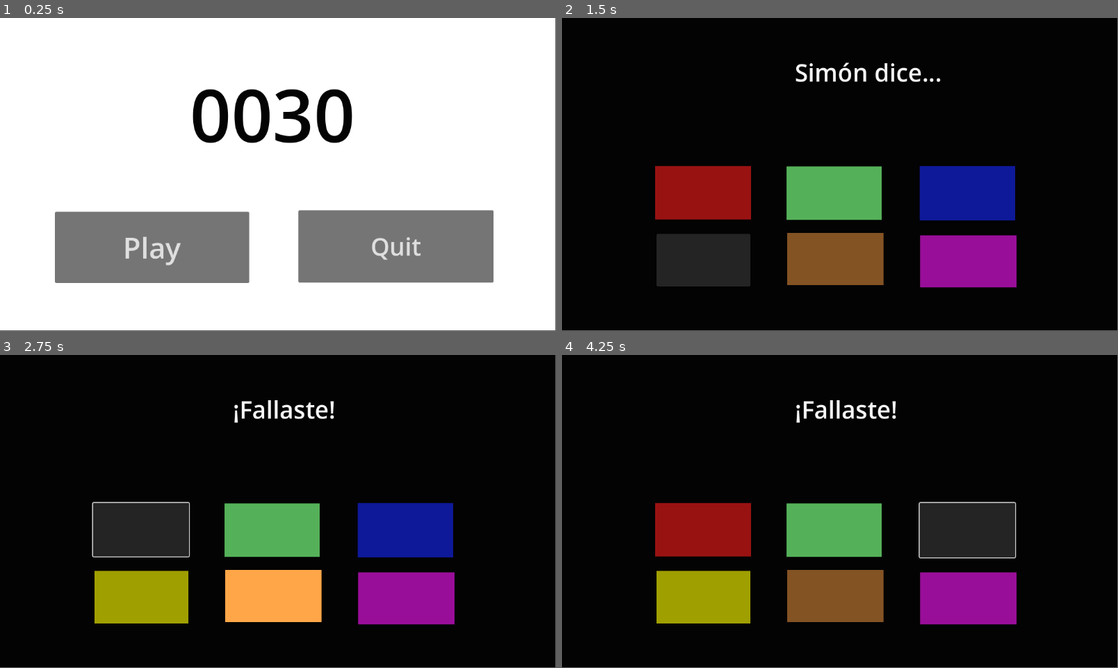
Above: before the commit, frames 1-4 (two rows, left to right).
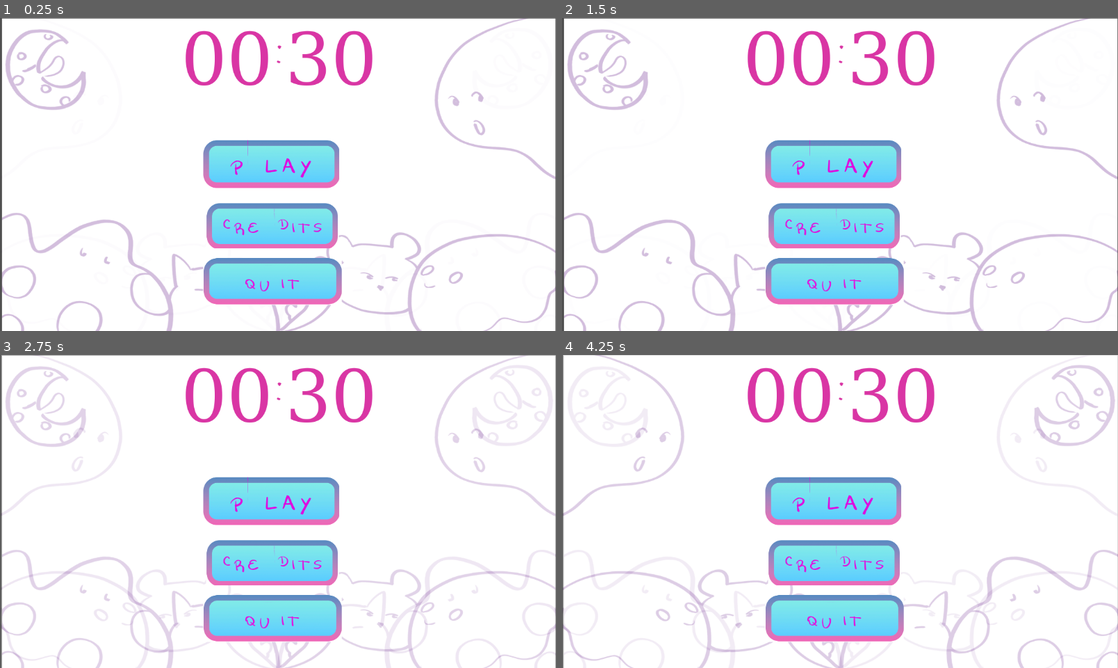
Above: after the commit, the same moments.

Repository: eliasescalante/0030_jam
Game: Godot game, scene res://src/main.tscn
The game is run twice, just before and just after one commit, with the same random seed, the same clock (stepped at 60 frames per second) and the same inputs.
Inputs (mouse positions are in pixels of both pictures, inside the frame that each line leads up to):
- Up to frame 1 (0.25 s): no input
- Up to frame 2 (1.5 s): click (834, 224) at 0.5 s, where only the run after the commit has a clickable "CREDITS"; click (701, 255) at 1.25 s, where only the run after the commit has a clickable "Menu"
- Up to frame 3 (2.75 s): click (139, 530) at 2.02 s
- Up to frame 4 (4.25 s): click (834, 530) at 2.77 s; click (967, 530) at 3.52 s
In our replay, the window is 799x449 before the commit and 800x450 after it. These sizes can differ from the game's own. Grey fills any space a smaller window leaves; there, only what the larger window draws over its background counts as a difference.

The runs differ from the first frame. In frame 1, 31% of the frame differs, in the area x 0-100%, y 0-100%; in frame 2, 100%; in frame 3, 100%; in frame 4, 100%.

Commit message:
update main / placeholder replace

Diff:
--- a/project.godot
+++ b/project.godot
@@ -19,6 +19,10 @@
 
 GameState="*res://src/scripts/GameState.gd"
 
+[display]
+
+window/stretch/mode="viewport"
+
 [rendering]
 
 renderer/rendering_method="gl_compatibility"
--- a/src/main.tscn
+++ b/src/main.tscn
@@ -1,48 +1,149 @@
-[gd_scene load_steps=3 format=3 uid="uid://cbd6r0dnoyc1o"]
+[gd_scene load_steps=18 format=3 uid="uid://cbd6r0dnoyc1o"]
 
 [ext_resource type="Script" uid="uid://bwa2sfb17otnu" path="res://src/scripts/main.gd" id="1_eewff"]
+[ext_resource type="Texture2D" uid="uid://dhua5oq81jfek" path="res://src/assets/fondo del menu.png" id="2_5q4o7"]
+[ext_resource type="Texture2D" uid="uid://b3tm3rc3qkodp" path="res://src/assets/asset de iu.png" id="3_3cfgd"]
+[ext_resource type="FontFile" uid="uid://cxwxe72qbdhqw" path="res://src/assets/LuFont-Regular.otf" id="3_fyndt"]
 
 [sub_resource type="LabelSettings" id="LabelSettings_gh0ne"]
+font = ExtResource("3_fyndt")
 font_size = 150
-font_color = Color(0.017732391, 0.017732391, 0.01773239, 1)
+font_color = Color(0.8525283, 0.20611125, 0.64167756, 1)
+
+[sub_resource type="StyleBoxTexture" id="StyleBoxTexture_fyndt"]
+texture = ExtResource("3_3cfgd")
+region_rect = Rect2(768.4654, 79.15577, 520.3193, 183.90222)
+
+[sub_resource type="StyleBoxTexture" id="StyleBoxTexture_rlaii"]
+texture = ExtResource("3_3cfgd")
+region_rect = Rect2(772.2, 320.2, 521.4001, 182.60773)
+
+[sub_resource type="StyleBoxTexture" id="StyleBoxTexture_kmhfv"]
+texture = ExtResource("3_3cfgd")
+region_rect = Rect2(775.5271, 545.62036, 524.7455, 186.42273)
+
+[sub_resource type="StyleBoxTexture" id="StyleBoxTexture_5q4o7"]
+texture = ExtResource("3_3cfgd")
+region_rect = Rect2(768.9953, 82.57431, 522.6108, 182.97043)
+
+[sub_resource type="StyleBoxTexture" id="StyleBoxTexture_5mrjc"]
+texture = ExtResource("3_3cfgd")
+region_rect = Rect2(771.9092, 322.9364, 522.09595, 182.97046)
+
+[sub_resource type="StyleBoxTexture" id="StyleBoxTexture_3cfgd"]
+texture = ExtResource("3_3cfgd")
+region_rect = Rect2(769.10565, 546.1518, 528.1805, 186.38666)
+
+[sub_resource type="StyleBoxTexture" id="StyleBoxTexture_kf8lf"]
+texture = ExtResource("3_3cfgd")
+region_rect = Rect2(768.5558, 80.22035, 527.2562, 178.89049)
+
+[sub_resource type="StyleBoxTexture" id="StyleBoxTexture_mgm53"]
+texture = ExtResource("3_3cfgd")
+region_rect = Rect2(771.6942, 325.01788, 524.1178, 172.61362)
+
+[sub_resource type="StyleBoxTexture" id="StyleBoxTexture_uewes"]
+texture = ExtResource("3_3cfgd")
+region_rect = Rect2(768.5558, 550.98486, 527.2562, 178.8905)
+
+[sub_resource type="Animation" id="Animation_3cfgd"]
+length = 0.001
+
+[sub_resource type="Animation" id="Animation_fyndt"]
+resource_name = "fondito"
+length = 8.0
+loop_mode = 1
+tracks/0/type = "value"
+tracks/0/imported = false
+tracks/0/enabled = true
+tracks/0/path = NodePath("FondoDelMenu2:modulate")
+tracks/0/interp = 1
+tracks/0/loop_wrap = true
+tracks/0/keys = {
+"times": PackedFloat32Array(0, 3.98, 7.99),
+"transitions": PackedFloat32Array(1, 1, 1),
+"update": 0,
+"values": [Color(1, 1, 1, 0), Color(1, 1, 1, 1), Color(1, 1, 1, 0)]
+}
+
+[sub_resource type="AnimationLibrary" id="AnimationLibrary_kmhfv"]
+_data = {
+&"RESET": SubResource("Animation_3cfgd"),
+&"fondito": SubResource("Animation_fyndt")
+}
 
 [node name="Main" type="Node2D"]
 script = ExtResource("1_eewff")
 
-[node name="Background" type="ColorRect" parent="."]
-offset_left = -146.0
-offset_top = -108.0
-offset_right = 1266.0
-offset_bottom = 745.0
+[node name="FondoDelMenu" type="Sprite2D" parent="."]
+position = Vector2(577.5, 325.50003)
+scale = Vector2(0.5973958, 0.6009259)
+texture = ExtResource("2_5q4o7")
+
+[node name="FondoDelMenu2" type="Sprite2D" parent="."]
+modulate = Color(1, 1, 1, 0)
+position = Vector2(577.49994, 324.74997)
+scale = Vector2(0.59947926, 0.6050926)
+texture = ExtResource("2_5q4o7")
+flip_h = true
 
 [node name="Hud" type="Node2D" parent="."]
 
 [node name="UX" type="Node2D" parent="."]
 
 [node name="Titulo" type="Label" parent="UX"]
-offset_left = 394.0
-offset_top = 97.0
-offset_right = 736.0
-offset_bottom = 302.0
-text = "0030"
+offset_left = 375.0
+offset_top = 17.0
+offset_right = 754.0
+offset_bottom = 230.0
+text = "00:30"
 label_settings = SubResource("LabelSettings_gh0ne")
 
 [node name="play" type="Button" parent="UX"]
-offset_left = 114.0
-offset_top = 402.0
-offset_right = 517.0
-offset_bottom = 550.0
-theme_override_font_sizes/font_size = 60
-text = "Play"
+offset_left = 420.0
+offset_top = 251.0
+offset_right = 703.0
+offset_bottom = 352.0
+theme_override_colors/font_color = Color(0.8745098, 0.039215688, 0.8745098, 1)
+theme_override_fonts/font = ExtResource("3_fyndt")
+theme_override_font_sizes/font_size = 100
+theme_override_styles/normal = SubResource("StyleBoxTexture_fyndt")
+theme_override_styles/pressed = SubResource("StyleBoxTexture_rlaii")
+theme_override_styles/hover = SubResource("StyleBoxTexture_kmhfv")
+text = "PLAY"
 
 [node name="quit" type="Button" parent="UX"]
-offset_left = 619.0
-offset_top = 399.0
-offset_right = 1024.0
-offset_bottom = 549.0
-theme_override_font_sizes/font_size = 50
-text = "Quit
+offset_left = 421.0
+offset_top = 497.0
+offset_right = 708.0
+offset_bottom = 594.0
+theme_override_colors/font_color = Color(0.8745098, 0.09019608, 0.8745098, 1)
+theme_override_fonts/font = ExtResource("3_fyndt")
+theme_override_font_sizes/font_size = 70
+theme_override_styles/normal = SubResource("StyleBoxTexture_5q4o7")
+theme_override_styles/pressed = SubResource("StyleBoxTexture_5mrjc")
+theme_override_styles/hover = SubResource("StyleBoxTexture_3cfgd")
+text = "QUIT
 "
+
+[node name="credits" type="Button" parent="UX"]
+offset_left = 427.0
+offset_top = 382.0
+offset_right = 702.0
+offset_bottom = 477.0
+theme_override_colors/font_color = Color(0.8745098, 0.078431375, 0.8745098, 1)
+theme_override_fonts/font = ExtResource("3_fyndt")
+theme_override_font_sizes/font_size = 70
+theme_override_styles/normal = SubResource("StyleBoxTexture_kf8lf")
+theme_override_styles/pressed = SubResource("StyleBoxTexture_mgm53")
+theme_override_styles/hover = SubResource("StyleBoxTexture_uewes")
+text = "CREDITS"
+
+[node name="AnimationPlayer" type="AnimationPlayer" parent="."]
+libraries = {
+&"": SubResource("AnimationLibrary_kmhfv")
+}
 
 [connection signal="pressed" from="UX/play" to="." method="_on_play_pressed"]
 [connection signal="button_up" from="UX/quit" to="." method="_on_quit_button_up"]
+[connection signal="pressed" from="UX/credits" to="." method="_on_credits_pressed"]
--- a/src/scenes/WinLose.tscn
+++ b/src/scenes/WinLose.tscn
@@ -1,6 +1,10 @@
-[gd_scene load_steps=5 format=3 uid="uid://f0v5uruhacmp"]
+[gd_scene load_steps=13 format=3 uid="uid://f0v5uruhacmp"]
 
 [ext_resource type="Script" uid="uid://m6c8dpymdopv" path="res://src/scripts/win_lose.gd" id="1_7ijsn"]
+[ext_resource type="Texture2D" uid="uid://cpkj3i5j1tep2" path="res://src/assets/fondo portada 2.png" id="2_jrjj4"]
+[ext_resource type="Texture2D" uid="uid://dhua5oq81jfek" path="res://src/assets/fondo del menu.png" id="2_nppv5"]
+[ext_resource type="Texture2D" uid="uid://b3tm3rc3qkodp" path="res://src/assets/asset de iu.png" id="4_svy6j"]
+[ext_resource type="FontFile" uid="uid://cxwxe72qbdhqw" path="res://src/assets/LuFont-Regular.otf" id="4_w00u2"]
 
 [sub_resource type="LabelSettings" id="LabelSettings_jrjj4"]
 font_size = 50
@@ -14,14 +18,35 @@
 font_size = 50
 font_color = Color(0.0056611504, 0.0056611514, 0.00566115, 1)
 
+[sub_resource type="StyleBoxTexture" id="StyleBoxTexture_w00u2"]
+texture = ExtResource("4_svy6j")
+region_rect = Rect2(771.94336, 77.00548, 523.4646, 186.35161)
+
+[sub_resource type="StyleBoxTexture" id="StyleBoxTexture_ej6ld"]
+texture = ExtResource("4_svy6j")
+region_rect = Rect2(771.6942, 550.98486, 520.9794, 175.75208)
+
+[sub_resource type="StyleBoxTexture" id="StyleBoxTexture_gdsfs"]
+texture = ExtResource("4_svy6j")
+region_rect = Rect2(768.5558, 86.49721, 524.1178, 178.89049)
+
+[sub_resource type="StyleBoxTexture" id="StyleBoxTexture_guia7"]
+texture = ExtResource("4_svy6j")
+region_rect = Rect2(774.83264, 547.84644, 517.84094, 185.16736)
+
 [node name="WinLose" type="Node2D"]
 script = ExtResource("1_7ijsn")
 
-[node name="Background" type="ColorRect" parent="."]
-offset_left = -53.0
-offset_top = -31.0
-offset_right = 1213.0
-offset_bottom = 709.0
+[node name="FondoDelMenu" type="Sprite2D" parent="."]
+position = Vector2(569.75006, 321)
+scale = Vector2(0.59505206, 0.6018518)
+texture = ExtResource("2_nppv5")
+
+[node name="FondoPortada2" type="Sprite2D" parent="."]
+modulate = Color(1, 1, 1, 0.43137255)
+position = Vector2(562.8125, 258)
+scale = Vector2(0.25579637, 0.14310148)
+texture = ExtResource("2_jrjj4")
 
 [node name="LabelHits" type="Label" parent="."]
 offset_left = 534.0
@@ -50,21 +75,27 @@
 [node name="ux" type="Node2D" parent="."]
 
 [node name="PLAY" type="Button" parent="ux"]
-offset_left = 346.99997
-offset_top = 410.99997
-offset_right = 496.296
-offset_bottom = 494.62906
-rotation = 0.41824684
-theme_override_font_sizes/font_size = 50
+offset_left = 263.0
+offset_top = 514.0
+offset_right = 499.00003
+offset_bottom = 602.0
+theme_override_colors/font_color = Color(0.8745098, 0.015686275, 0.8745098, 1)
+theme_override_fonts/font = ExtResource("4_w00u2")
+theme_override_font_sizes/font_size = 87
+theme_override_styles/normal = SubResource("StyleBoxTexture_w00u2")
+theme_override_styles/hover = SubResource("StyleBoxTexture_ej6ld")
 text = "PLAY"
 
 [node name="CREDITS" type="Button" parent="ux"]
-offset_left = 597.00006
-offset_top = 524.0
-offset_right = 754.583
-offset_bottom = 608.6608
-rotation = -0.42198706
+offset_left = 605.0
+offset_top = 517.0
+offset_right = 946.0
+offset_bottom = 601.6608
+theme_override_colors/font_color = Color(0.8745098, 0.05490196, 0.8745098, 1)
+theme_override_fonts/font = ExtResource("4_w00u2")
 theme_override_font_sizes/font_size = 50
+theme_override_styles/normal = SubResource("StyleBoxTexture_gdsfs")
+theme_override_styles/hover = SubResource("StyleBoxTexture_guia7")
 text = "Credits
 "
 
--- a/src/scenes/credits.tscn
+++ b/src/scenes/credits.tscn
@@ -1,46 +1,71 @@
-[gd_scene load_steps=4 format=3 uid="uid://b8fkhkvpp64j8"]
+[gd_scene load_steps=11 format=3 uid="uid://b8fkhkvpp64j8"]
 
 [ext_resource type="Script" uid="uid://e5vssia6ogx7" path="res://src/scripts/credits.gd" id="1_vfw02"]
+[ext_resource type="Texture2D" uid="uid://dhua5oq81jfek" path="res://src/assets/fondo del menu.png" id="2_vxx80"]
+[ext_resource type="FontFile" uid="uid://cxwxe72qbdhqw" path="res://src/assets/LuFont-Regular.otf" id="3_wwtns"]
+[ext_resource type="Texture2D" uid="uid://b3tm3rc3qkodp" path="res://src/assets/asset de iu.png" id="4_y8kf0"]
+[ext_resource type="Texture2D" uid="uid://cpkj3i5j1tep2" path="res://src/assets/fondo portada 2.png" id="5_ymjtf"]
 
 [sub_resource type="LabelSettings" id="LabelSettings_cbegs"]
-font_size = 50
-font_color = Color(0.008202022, 0.008202025, 0.008202025, 1)
+font_size = 67
+font_color = Color(0.62352943, 0.019607844, 0.44313726, 1)
 
 [sub_resource type="LabelSettings" id="LabelSettings_vfw02"]
-font_size = 50
-font_color = Color(0.021434637, 0.021434635, 0.021434633, 1)
+font_size = 67
+font_color = Color(0.62352943, 0.019607844, 0.44313726, 1)
+
+[sub_resource type="StyleBoxTexture" id="StyleBoxTexture_cy2o0"]
+texture = ExtResource("4_y8kf0")
+region_rect = Rect2(768.5558, 86.49721, 527.2562, 178.89049)
+
+[sub_resource type="StyleBoxTexture" id="StyleBoxTexture_apoow"]
+texture = ExtResource("4_y8kf0")
+region_rect = Rect2(768.5558, 315.6026, 527.2562, 185.16733)
+
+[sub_resource type="StyleBoxTexture" id="StyleBoxTexture_ddb6d"]
+texture = ExtResource("4_y8kf0")
+region_rect = Rect2(768.5558, 554.1233, 520.9794, 175.75208)
 
 [node name="Credits" type="Node2D"]
 script = ExtResource("1_vfw02")
 
-[node name="ColorRect" type="ColorRect" parent="."]
-offset_left = -109.0
-offset_top = -47.0
-offset_right = 1211.0
-offset_bottom = 707.0
+[node name="FondoDelMenu" type="Sprite2D" parent="."]
+position = Vector2(576.5, 321.5)
+scale = Vector2(0.6015625, 0.5953704)
+texture = ExtResource("2_vxx80")
+
+[node name="FondoPortada2" type="Sprite2D" parent="."]
+position = Vector2(981, 312)
+scale = Vector2(0.12661292, 0.121579245)
+texture = ExtResource("5_ymjtf")
 
 [node name="titulo" type="Label" parent="."]
-offset_left = 94.0
-offset_top = 217.0
-offset_right = 684.0
-offset_bottom = 286.0
+offset_left = 23.0
+offset_top = 219.0
+offset_right = 613.0
+offset_bottom = 288.0
 text = "GAME DESIGNER: Ferchu"
 label_settings = SubResource("LabelSettings_cbegs")
 
 [node name="arte" type="Label" parent="."]
-offset_left = 114.0
+offset_left = 37.0
 offset_top = 304.0
-offset_right = 388.0
-offset_bottom = 373.0
-text = "ARTE: Lucia"
+offset_right = 726.0
+offset_bottom = 422.0
+text = "ARTE: Malu Ruggieri"
 label_settings = SubResource("LabelSettings_vfw02")
 
 [node name="menu" type="Button" parent="."]
-offset_left = 448.0
-offset_top = 465.0
-offset_right = 683.0
-offset_bottom = 584.0
-theme_override_font_sizes/font_size = 50
+offset_left = 126.0
+offset_top = 435.0
+offset_right = 444.0
+offset_bottom = 554.0
+theme_override_colors/font_color = Color(0.8745098, 0.078431375, 0.8745098, 1)
+theme_override_fonts/font = ExtResource("3_wwtns")
+theme_override_font_sizes/font_size = 100
+theme_override_styles/normal = SubResource("StyleBoxTexture_cy2o0")
+theme_override_styles/pressed = SubResource("StyleBoxTexture_apoow")
+theme_override_styles/hover = SubResource("StyleBoxTexture_ddb6d")
 text = "Menu"
 
 [connection signal="pressed" from="menu" to="." method="_on_menu_pressed"]
--- a/src/scenes/level.tscn
+++ b/src/scenes/level.tscn
@@ -1,6 +1,7 @@
-[gd_scene load_steps=9 format=3 uid="uid://d2pn7v1vlw03l"]
+[gd_scene load_steps=11 format=3 uid="uid://d2pn7v1vlw03l"]
 
 [ext_resource type="Script" uid="uid://bfs6sglhmw3l1" path="res://src/scripts/level.gd" id="1_50nvp"]
+[ext_resource type="FontFile" uid="uid://cxwxe72qbdhqw" path="res://src/assets/LuFont-Regular.otf" id="2_7racn"]
 
 [sub_resource type="StyleBoxFlat" id="StyleBoxFlat_50nvp"]
 bg_color = Color(0.6, 0.07058824, 0.07058824, 1)
@@ -21,8 +22,13 @@
 bg_color = Color(0.6, 0.05490196, 0.6, 1)
 
 [sub_resource type="LabelSettings" id="LabelSettings_wq10o"]
-font_size = 50
+font = ExtResource("2_7racn")
+font_size = 100
 font_color = Color(0.96474224, 0.96474224, 0.9647421, 1)
+
+[sub_resource type="LabelSettings" id="LabelSettings_w1iog"]
+font = ExtResource("2_7racn")
+font_size = 150
 
 [node name="Level" type="Node2D"]
 script = ExtResource("1_50nvp")
@@ -37,59 +43,68 @@
 [node name="Buttons" type="Node2D" parent="."]
 
 [node name="ButtonRed" type="Button" parent="Buttons"]
-offset_left = 193.0
-offset_top = 307.0
-offset_right = 392.0
-offset_bottom = 418.0
+offset_left = 188.0
+offset_top = 364.0
+offset_right = 387.0
+offset_bottom = 475.0
 theme_override_colors/font_outline_color = Color(0.81960785, 0, 0, 1)
 theme_override_colors/icon_normal_color = Color(1, 0.28627452, 0.03137255, 1)
 theme_override_styles/normal = SubResource("StyleBoxFlat_50nvp")
 
 [node name="ButtonGreen" type="Button" parent="Buttons"]
-offset_left = 466.0
-offset_top = 308.0
-offset_right = 663.0
-offset_bottom = 419.0
+offset_left = 461.0
+offset_top = 365.0
+offset_right = 658.0
+offset_bottom = 476.0
 theme_override_styles/normal = SubResource("StyleBoxFlat_7racn")
 
 [node name="ButtonBlue" type="Button" parent="Buttons"]
-offset_left = 742.0
-offset_top = 307.0
-offset_right = 940.0
-offset_bottom = 420.0
+offset_left = 737.0
+offset_top = 364.0
+offset_right = 935.0
+offset_bottom = 477.0
 theme_override_styles/normal = SubResource("StyleBoxFlat_w1iog")
 
 [node name="ButtonYellow" type="Button" parent="Buttons"]
-offset_left = 196.0
-offset_top = 448.0
-offset_right = 391.0
-offset_bottom = 557.0
+offset_left = 191.0
+offset_top = 505.0
+offset_right = 386.0
+offset_bottom = 614.0
 theme_override_styles/normal = SubResource("StyleBoxFlat_ikp8s")
 
 [node name="ButtonBrown" type="Button" parent="Buttons"]
-offset_left = 467.0
-offset_top = 446.0
-offset_right = 667.0
-offset_bottom = 554.0
+offset_left = 462.0
+offset_top = 503.0
+offset_right = 662.0
+offset_bottom = 611.0
 theme_override_styles/normal = SubResource("StyleBoxFlat_5jxoh")
 
 [node name="ButtonViolette" type="Button" parent="Buttons"]
-offset_left = 743.0
-offset_top = 451.0
-offset_right = 943.0
-offset_bottom = 559.0
+offset_left = 738.0
+offset_top = 508.0
+offset_right = 938.0
+offset_bottom = 616.0
 theme_override_styles/normal = SubResource("StyleBoxFlat_n7qev")
 
 [node name="UX" type="Node2D" parent="."]
 
 [node name="Label" type="Label" parent="UX"]
-offset_left = 483.0
-offset_top = 78.0
-offset_right = 733.0
-offset_bottom = 191.0
-text = "000
-"
+offset_left = 150.0
+offset_top = 194.0
+offset_right = 1002.0
+offset_bottom = 328.0
+text = "000"
 label_settings = SubResource("LabelSettings_wq10o")
+horizontal_alignment = 1
+
+[node name="time" type="Label" parent="UX"]
+offset_left = 287.0
+offset_top = -24.0
+offset_right = 843.0
+offset_bottom = 127.0
+text = "time"
+label_settings = SubResource("LabelSettings_w1iog")
+horizontal_alignment = 1
 
 [connection signal="pressed" from="Buttons/ButtonRed" to="." method="_on_button_red_pressed"]
 [connection signal="pressed" from="Buttons/ButtonGreen" to="." method="_on_button_green_pressed"]
--- a/src/scripts/level.gd
+++ b/src/scripts/level.gd
@@ -6,11 +6,24 @@
 var score_hits := 0
 var score_misses := 0
 var game_time := 30.0 # segundos
+var time_left: float
+
 
 
 func _ready():
+	time_left = game_time
 	start_game()
 	start_timer()
+
+func _process(delta: float) -> void:
+	if time_left > 0:
+		time_left -= delta
+		$UX/time.text = str(round(time_left))
+		if time_left < 0:
+			time_left = 0
+			$UX/time.text = str(round(time_left))
+	else:
+		end_game()
 
 func start_game():
 	sequence.clear()
@@ -24,12 +37,12 @@
 
 func show_sequence() -> void:
 	player_input.clear()
-	$UX/Label.text = "Simón dice..."
+	$UX/Label.text = "RECUERDA BIEN..."
 	await get_tree().create_timer(1).timeout
 	for color_id in sequence:
 		await highlight_button(color_id)
 		await get_tree().create_timer(0.4).timeout
-	$UX/Label.text = "Tu turno"
+	$UX/Label.text = "TU TURNO"
 
 func highlight_button(color_id: int) -> void:
 	var button = get_button_by_id(color_id)
@@ -59,17 +72,25 @@
 	var index = player_input.size() - 1
 
 	if index >= sequence.size():
-		$UX/Label.text = "¡Fallaste!"
+		$UX/Label.text = "¡FALLASTE!"
 		GameState.misses += 1
+		# Reinicia solo si es la primera instrucción
+		if sequence.size() == 1:
+			await get_tree().create_timer(1).timeout
+			get_tree().reload_current_scene()
 		return
 
 	if player_input[index] != sequence[index]:
-		$UX/Label.text = "¡Fallaste!"
+		$UX/Label.text = "¡FALLASTE!"
 		GameState.misses += 1
+		# Reinicia solo si es la primera instrucción
+		if sequence.size() == 1:
+			await get_tree().create_timer(1).timeout
+			get_tree().reload_current_scene()
 		return
 
 	if player_input.size() == sequence.size():
-		$UX/Label.text = "¡Bien hecho!"
+		$UX/Label.text = "¡ACERTASTE!"
 		GameState.hits += 1
 		await get_tree().create_timer(1).timeout
 		add_new_step()
--- a/src/scripts/main.gd
+++ b/src/scripts/main.gd
@@ -1,20 +1,21 @@
 extends Node2D
 
-
+@onready var animacion = $AnimationPlayer
 # Called when the node enters the scene tree for the first time.
 func _ready() -> void:
-	pass # Replace with function body.
-
+	animacion.playback_active = true
+	animacion.play("fondito")
+	print(animacion.is_playing()) # debería decir "true"
 
 # Called every frame. 'delta' is the elapsed time since the previous frame.
 func _process(delta: float) -> void:
 	pass
 
-
 func _on_play_pressed() -> void:
 	get_tree().change_scene_to_file("res://src/scenes/level.tscn")
-	pass # Replace with function body.
-
 
 func _on_quit_button_up() -> void:
 	get_tree().quit()
+
+func _on_credits_pressed() -> void:
+	get_tree().change_scene_to_file("res://src/scenes/credits.tscn")
Binary file added: src/assets/LuFont-Regular.otf
Not shown, added: src/assets/LuFont-Regular.otf.import
Binary file added: src/assets/LuFont-Regular.ttf
Not shown, added: src/assets/LuFont-Regular.ttf.import
Binary file added: src/assets/asset de iu.png
Not shown, added: src/assets/asset de iu.png.import
Binary file added: src/assets/fondo del menu.png
Not shown, added: src/assets/fondo del menu.png.import
Binary file added: src/assets/fondo portada 2.png
Not shown, added: src/assets/fondo portada 2.png.import
Binary file added: src/assets/mock up pantalla de inicio con el nombre.png
Not shown, added: src/assets/mock up pantalla de inicio con el nombre.png.import
(and 2 more such lines)
